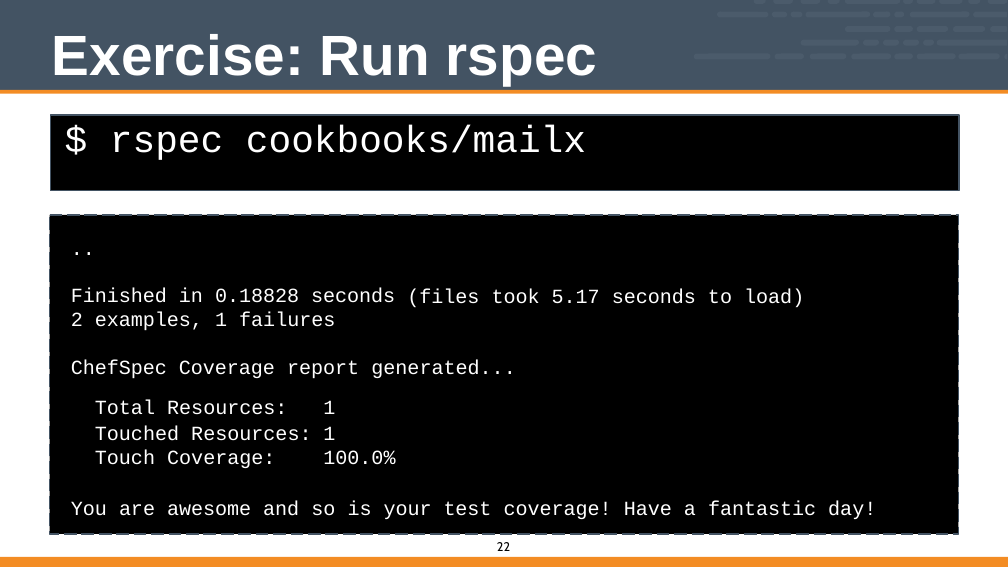
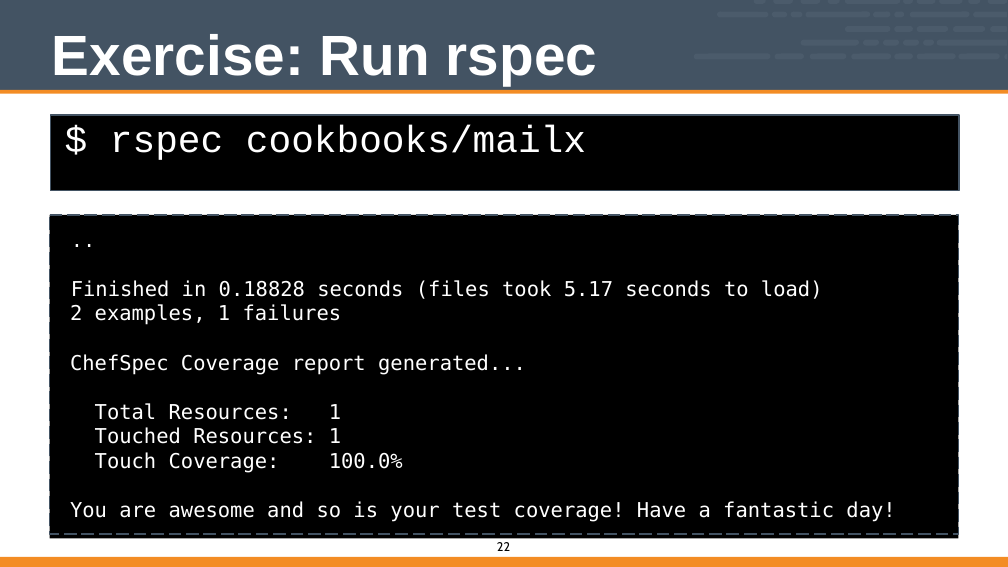
Before and after one commit to vinyar/chef-intermediate, a slide deck: slide 22 of Modules/12-Chef_Intermediate.pptx. Drawn at 1008x567 pixels with LibreOffice and Linux fonts; fonts in the diff are those of the drawing. Boxes give left, top, right and bottom in pixels: in the first picture for what was removed or moved away, otherwise in the second. Text is boxed around its words. In the diff, an @@ line names an element or a change of style, - is before the commit and + after.

Commit message:
Completed Updates

```diff
--- a/Modules/12-Chef_Intermediate.pptx
+++ b/Modules/12-Chef_Intermediate.pptx
@@ freeform shape resized from (x1=50, y1=215, x2=959, y2=533) to (x1=50, y1=215, x2=959, y2=539) @@
@@ text removed at (x1=70, y1=236, x2=96, y2=257) @@
-..
@@ text added at (x1=70, y1=280, x2=895, y2=522), 26 pt, text #FFFFFF @@
+..
+Finished in 0.18828 seconds (files took 5.17 seconds to load)
+2 examples, 1 failures
+ChefSpec Coverage report generated...
+Total Resources: 1
+Touched Resources: 1
+Touch Coverage: 100.0%
+You are awesome and so is your test coverage! Have a fantastic day!
@@ text removed at (x1=71, y1=288, x2=203, y2=331) @@
-Finished in
-2 examples,
@@ text removed at (x1=215, y1=288, x2=395, y2=327) @@
-0.18828 seconds
-1 failures
@@ text removed at (x1=407, y1=288, x2=479, y2=308) @@
-(files
@@ text removed at (x1=492, y1=288, x2=540, y2=304) @@
-took
@@ text removed at (x1=552, y1=289, x2=600, y2=304) @@
-5.17
@@ text removed at (x1=612, y1=288, x2=696, y2=304) @@
-seconds
@@ text removed at (x1=708, y1=288, x2=804, y2=308) @@
-to load)
@@ text removed at (x1=71, y1=359, x2=275, y2=379) @@
-ChefSpec Coverage
@@ text removed at (x1=371, y1=359, x2=515, y2=378) @@
-generated...
@@ text removed at (x1=287, y1=360, x2=359, y2=379) @@
-report
@@ table removed at (x1=93, y1=398, x2=398, y2=473), 3 rows, 2 columns @@
-Total Resources: | 1
-Touched Resources: | 1
-Touch Coverage: | 100.0%
@@ text removed at (x1=71, y1=501, x2=251, y2=516) @@
-You are awesome
@@ text removed at (x1=263, y1=501, x2=432, y2=519) @@
-and so is your
@@ text removed at (x1=444, y1=501, x2=492, y2=516) @@
-test
@@ text removed at (x1=504, y1=501, x2=612, y2=519) @@
-coverage!
@@ text removed at (x1=624, y1=501, x2=672, y2=516) @@
-Have
@@ text removed at (x1=684, y1=501, x2=816, y2=516) @@
-a fantastic
@@ text removed at (x1=828, y1=501, x2=876, y2=519) @@
-day!
```
Also in this commit, not shown: 17 other slides changed.
